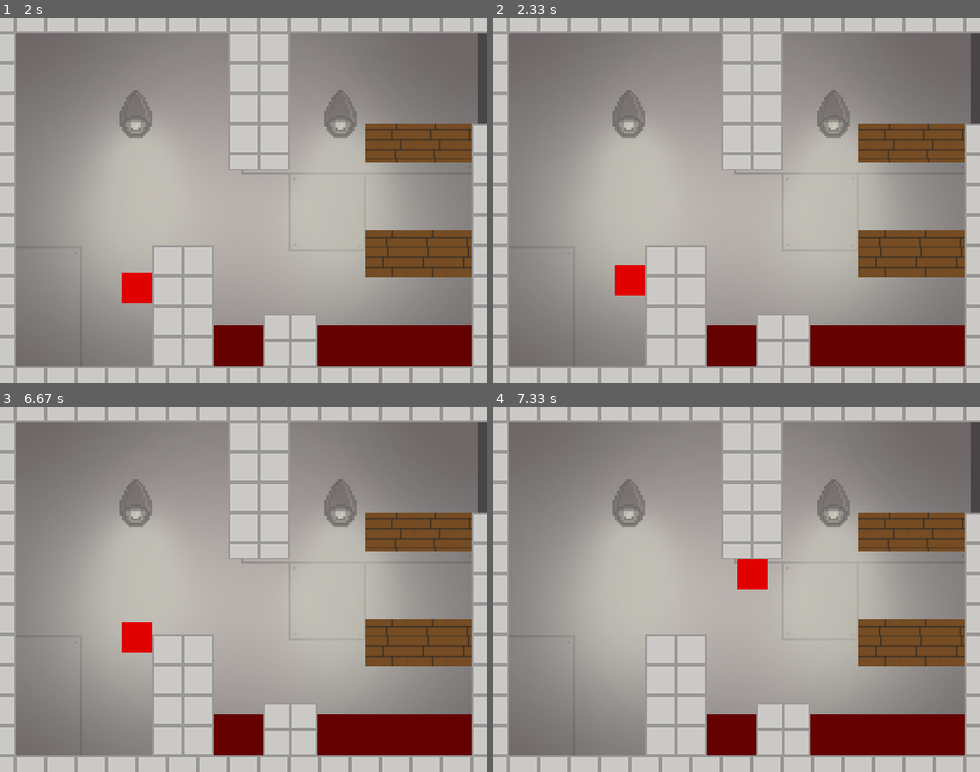
Above: before the commit, frames 1-4 (two rows, left to right).
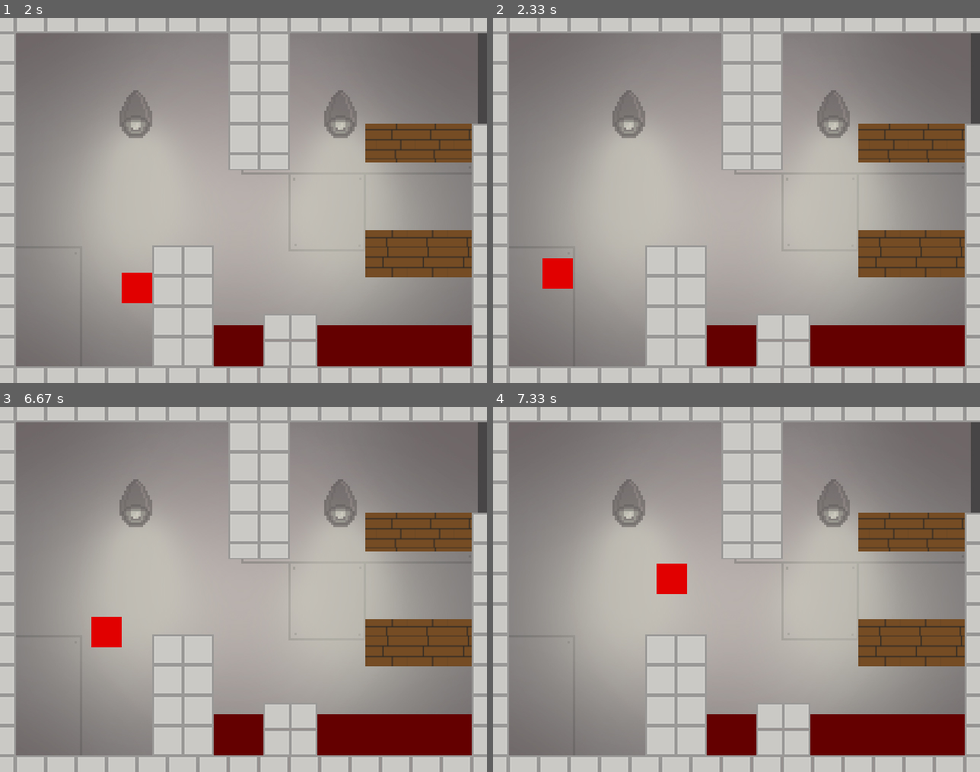
Above: after the commit, the same moments.

Repository: Teedu/Warehouse_Getaway
Game: pygame game, started from main.py
Two runs of this game, one before a commit and one after it. Both use one fixed random seed, a clock stepped at 60 frames per second and the inputs below.
Inputs (mouse positions are in pixels of both pictures, inside the frame that each line leads up to):
- Up to frame 1 (2 s): click "Start" at 0.38 s; hold D 0.67-1.13 s; move the mouse to (224, 215) at 0.7 s; hold W 1.17-1.47 s
- Up to frame 2 (2.33 s): tap Space at 2 s
- Up to frame 3 (6.67 s): hold A 2.33-2.87 s; hold S 2.9-3.2 s; tap Space at 3.23, 6.03, 6.33, 6.53 s; hold A 3.57-3.97 s; hold W 4-4.37 s; hold D 4.4-5.03 s; hold A 5.47-5.93 s; hold D 5.97-6.43 s; hold W from 6.47 s (still down)
- Up to frame 4 (7.33 s): release W at 6.77 s; hold D 6.8-7.27 s; tap Space at 6.87, 7.17 s; hold A from 7.3 s (still down)

Frame 1 is identical in both runs. In frame 2, 1.0% of the frame differs, in the area x 10-32%, y 65-77%; in frame 3, 1.0%; in frame 4, 1.0%.

Commit message:
Update main.py

Diff:
--- a/main.py
+++ b/main.py
@@ -111,9 +111,14 @@
         elif (self.points_bol[3]==True or self.points_bol[5]==True) and self.move_bol[1]==True:#saab mööda seina üles liikuda
             self.vy=-5
 
-        if (self.points_bol[3]==True or self.points_bol[5]==True) and self.move_bol[4]==True and self.jump_bol==True:#esimene hüppe
+        if self.points_bol[3]==True and self.move_bol[4]==True and self.jump_bol==True:#esimene hüppe
             self.vy=-10
             self.vx= 5
+            self.jump1 =False
+            self.jump_bol=False
+        elif self.points_bol[5]==True and self.move_bol[4]==True and self.jump_bol==True:
+            self.vy=-10
+            self.vx=-5
             self.jump1 =False
             self.jump_bol=False
 
